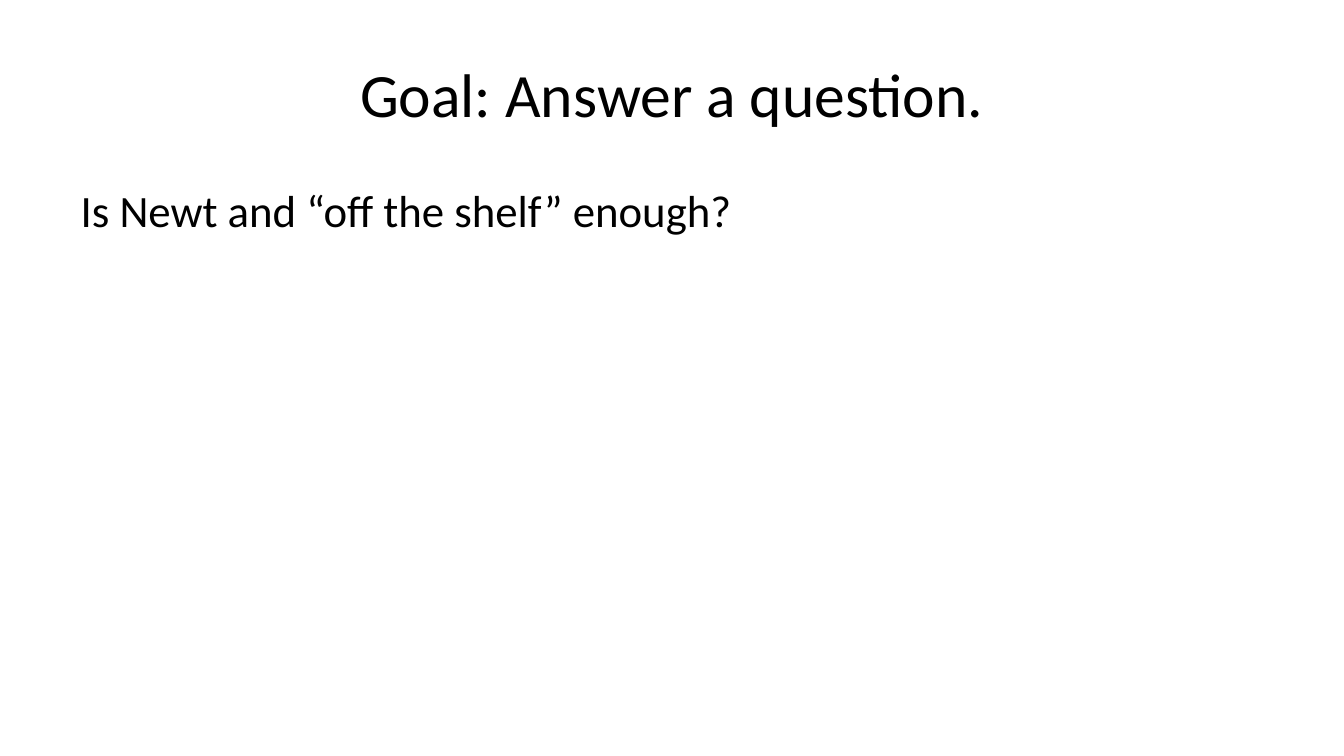
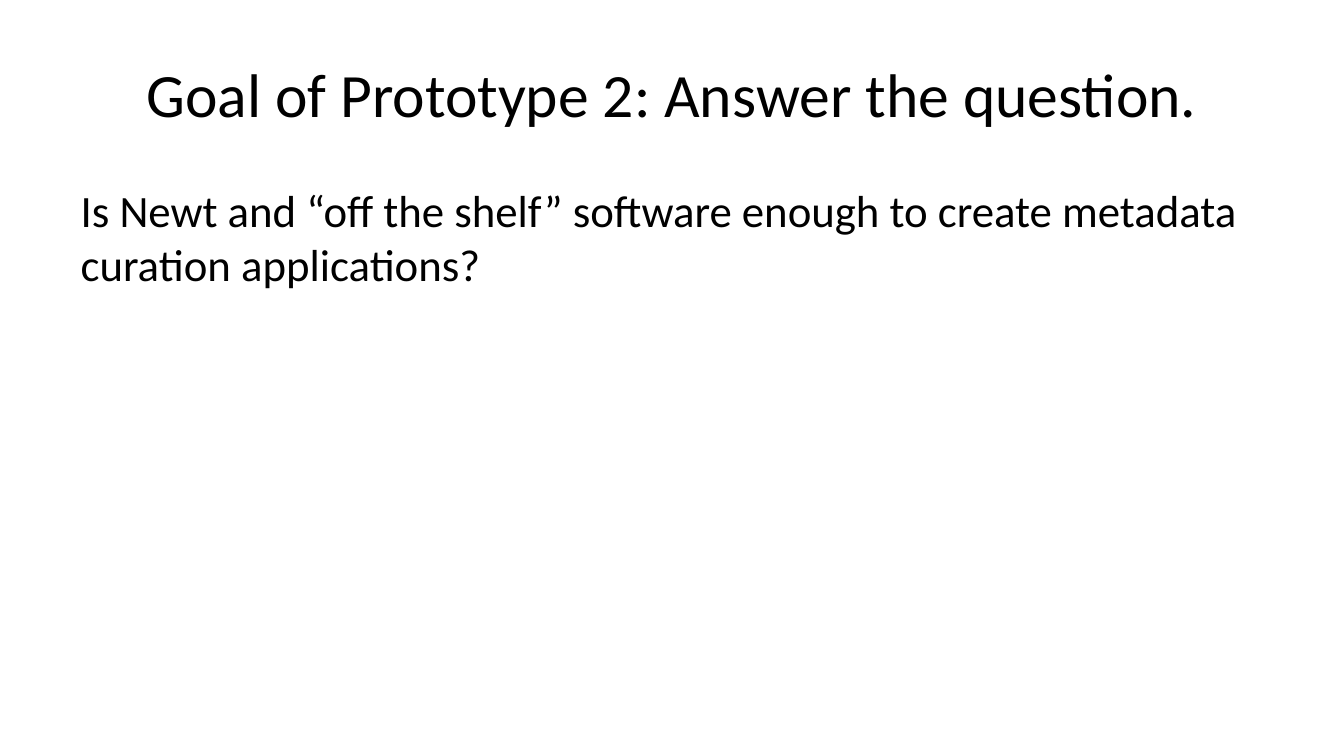
Before and after one commit to caltechlibrary/newt, a slide deck: slide 3 of presentation2/newt-p2.pptx (slide 2 before the commit). Drawn at 1344x756 pixels with LibreOffice and Linux fonts; fonts in the diff are those of the drawing. Boxes give left, top, right and bottom in pixels: in the first picture for what was removed or moved away, otherwise in the second. Text is boxed around its words. In the diff, an @@ line names an element or a change of style, - is before the commit and + after.

```diff
--- a/presentation2/newt-p2.pptx
+++ b/presentation2/newt-p2.pptx
@@ title at bbox=[147, 74, 1196, 127]: text changed @@
-Goal: Answer a question.
+Goal of Prototype 2: Answer the question.
@@ text at bbox=[81, 195, 1236, 289]: text changed @@
-Is Newt and “off the shelf” enough?
+Is Newt and “off the shelf” software enough to create metadata curation applications?
```
Also in this commit, not shown: 16 other slides changed, 7 slides added, 10 slides removed, 4 other files.
